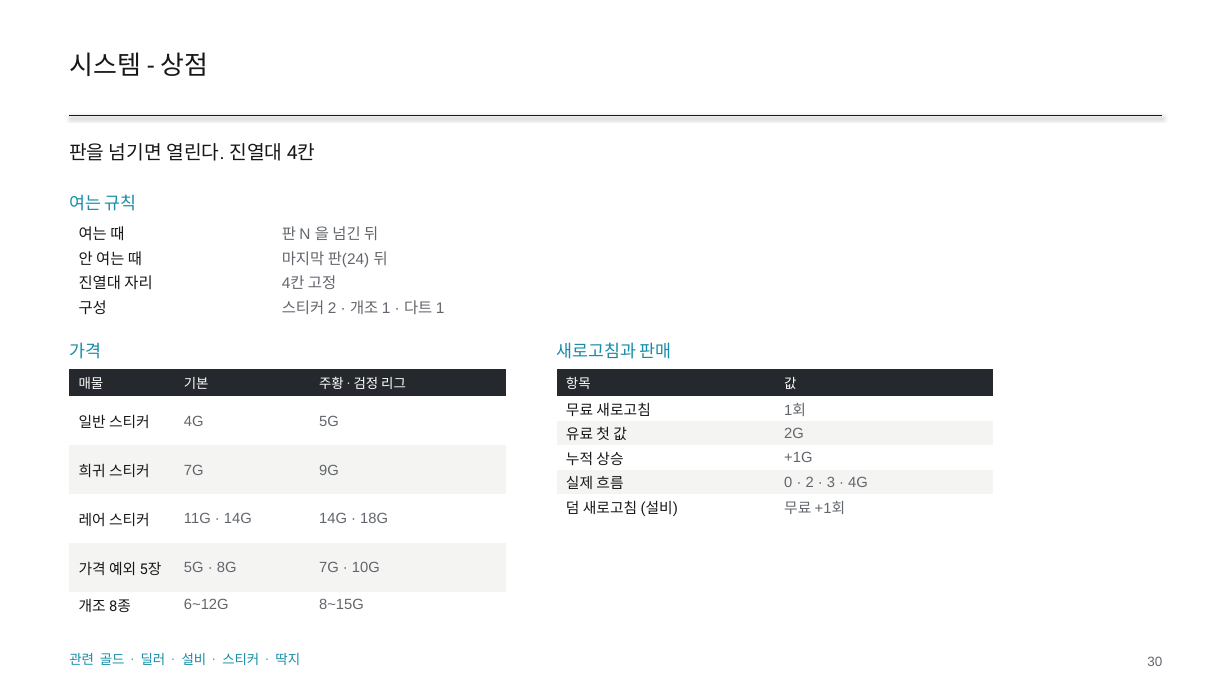
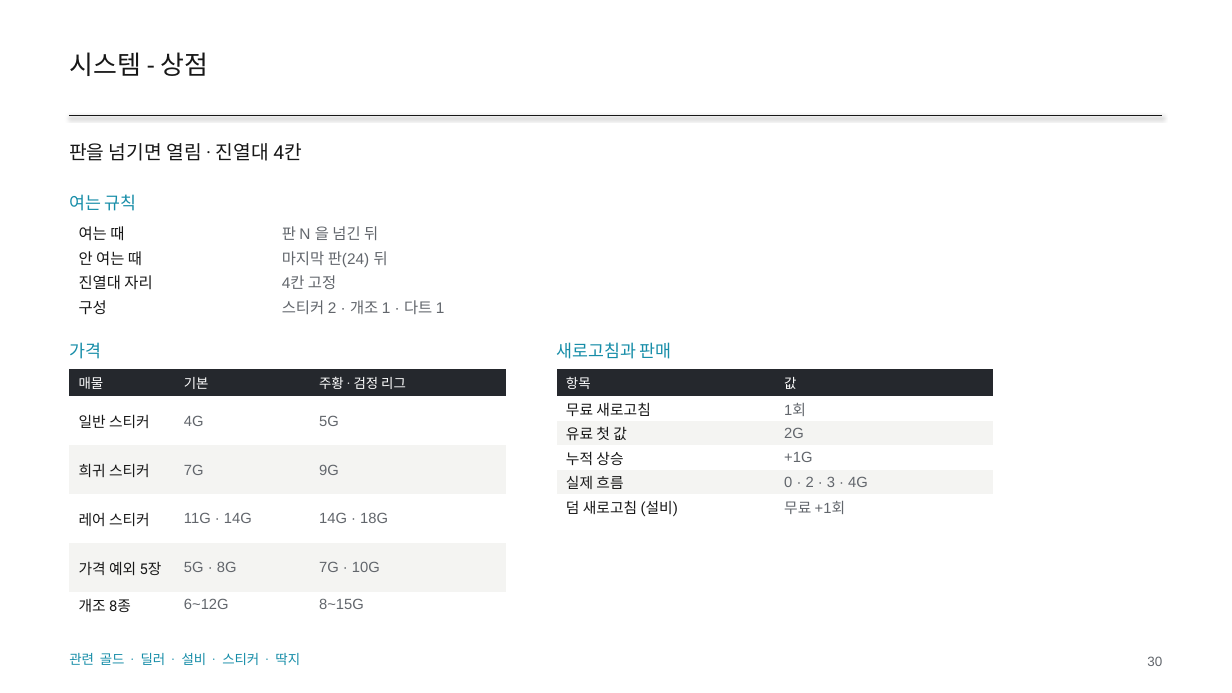
Before and after one commit to GGbong69/test-03, a slide deck: slide 30 of docs/HIGHTONE_기획서.pptx. Drawn at 1232x693 pixels with LibreOffice and Linux fonts; fonts in the diff are those of the drawing. Boxes give left, top, right and bottom in pixels: in the first picture for what was removed or moved away, otherwise in the second. Text is boxed around its words. In the diff, an @@ line names an element or a change of style, - is before the commit and + after.

```diff
--- a/docs/HIGHTONE_기획서.pptx
+++ b/docs/HIGHTONE_기획서.pptx
@@ text at [69,143,302,161]: text changed @@
-판을 넘기면 열린다. 진열대 4칸
+판을 넘기면 열림 · 진열대 4칸
```
Also in this commit, not shown: 16 other slides changed, 3 other files.
